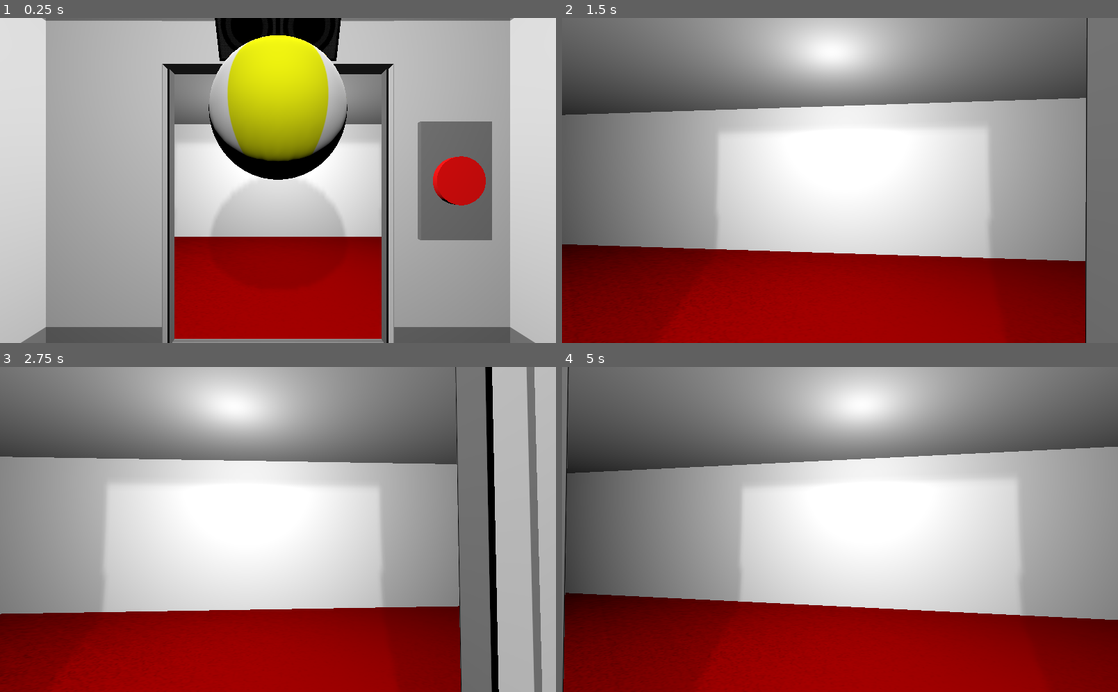
Above: before the commit, frames 1-4 (two rows, left to right).
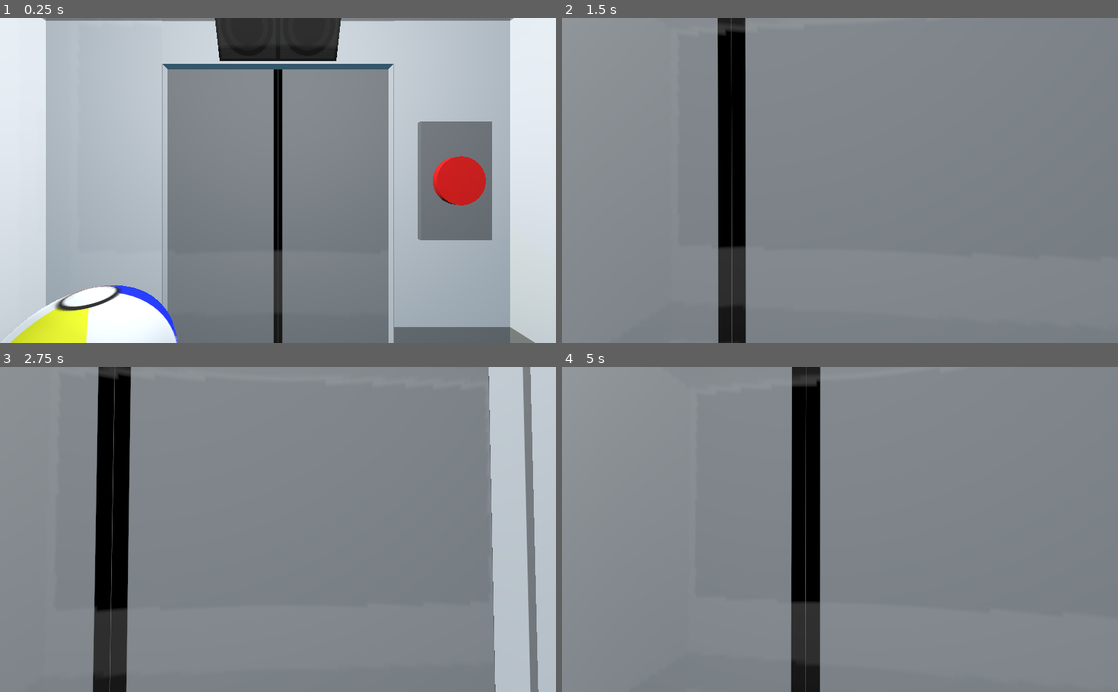
Above: after the commit, the same moments.

Repository: RoxoFoxo/the-elevator
Game: Godot game, scene res://scenes/MainScene.tscn
Same seed, same stepped clock (60 frames per second), same inputs: the game is played once before the commit and once after it. The project has no main scene, so this scene is started directly.
Inputs (mouse positions are in pixels of both pictures, inside the frame that each line leads up to):
- Up to frame 1 (0.25 s): no input
- Up to frame 2 (1.5 s): tap Enter at 0.5 s; move the mouse to (867, 180) at 0.52 s; hold W (move_forward) from 0.53 s (still down); tap E (use) at 0.6, 1.35 s; move the mouse to (812, 180) at 1.27 s
- Up to frame 3 (2.75 s): keep holding W (move_forward); move the mouse to (289, 523) at 2.02 s; tap E (use) at 2.1 s
- Up to frame 4 (5 s): keep holding W (move_forward); move the mouse to (834, 536) at 2.77 s; tap E (use) at 2.85, 3.6, 4.35 s; move the mouse to (878, 532) at 3.52 s; move the mouse to (795, 526) at 4.27 s

The runs differ from the first frame. In frame 1, 55% of the frame differs, in the area x 0-92%, y 0-100%; in frame 2, 82%; in frame 3, 73%; in frame 4, 86%, in the area x 0-100%, y 0-100%.

Commit message:
feat: add elevator button and dialog

Diff:
--- a/Player.gd
+++ b/Player.gd
@@ -1,4 +1,6 @@
 extends KinematicBody
+
+signal pressing_big_red_button
 
 onready var camera = $Pivot/Camera
 
@@ -26,7 +28,10 @@
 
 func _unhandled_input(event):
 	if event is InputEventKey and Input.is_action_just_pressed("use"):
-		print(event, "grab")
+		var ray = $Pivot/Camera/RayCast
+		if ray.is_colliding():
+			emit_signal("pressing_big_red_button")
+
 	if event is InputEventMouseMotion and Input.get_mouse_mode() == Input.MOUSE_MODE_CAPTURED:
 		rotate_y(-event.relative.x * mouse_sensitivity)
 		$Pivot.rotate_x(-event.relative.y * mouse_sensitivity)
--- a/project.godot
+++ b/project.godot
@@ -47,6 +47,13 @@
  ]
 }
 
+[layer_names]
+
+3d_render/layer_1="walls"
+3d_physics/layer_1="walls"
+3d_render/layer_2="button"
+3d_physics/layer_2="button"
+
 [physics]
 
 common/enable_pause_aware_picking=true
--- a/scenes/Dialog.gd
+++ b/scenes/Dialog.gd
@@ -3,9 +3,7 @@
 signal done
 
 func _ready():
-	add_say("Lorem Ipsum has been the industry's standard dummy text ever " +
-	"since the 1500s, when an unknown printer took a galley of type and " +
-	"scrambled it to make a type specimen book.", 0.05)
+
 	next_say()
 
 # [[string, time, sound], ...]
@@ -31,7 +29,6 @@
 				sound_next = false
 			else:
 				sound_next = true
-
 	else:
 		emit_signal("done")
 
--- /dev/null
+++ b/scenes/Dialog.tscn
@@ -0,0 +1,22 @@
+[gd_scene load_steps=3 format=2]
+
+[ext_resource path="res://assets/npc1.wav" type="AudioStream" id=1]
+[ext_resource path="res://scenes/Dialog.gd" type="Script" id=2]
+
+[node name="Dialog" type="ViewportContainer"]
+margin_right = 40.0
+margin_bottom = 40.0
+script = ExtResource( 2 )
+__meta__ = {
+"_edit_use_anchors_": false
+}
+
+[node name="Label" type="Label" parent="."]
+anchor_right = 1.0
+anchor_bottom = 1.0
+__meta__ = {
+"_edit_use_anchors_": false
+}
+
+[node name="AudioStreamPlayer" type="AudioStreamPlayer" parent="."]
+stream = ExtResource( 1 )
--- a/scenes/Door.gd
+++ /dev/null
@@ -1,5 +0,0 @@
-extends Spatial
-
-func _ready():
-	$Left/MeshInstance.translate(Vector3(0.49, 0, 0))
-	$Right/MeshInstance.translate(Vector3(0.49, 0, 0))
--- /dev/null
+++ b/scenes/Elevator.gd
@@ -0,0 +1,16 @@
+extends Spatial
+
+var door_open = false
+
+func is_door_open():
+	return door_open
+
+func toggle_door():
+	if door_open:
+		$Door/Left/MeshInstance.translate(Vector3(-0.49, 0, 0))
+		$Door/Right/MeshInstance.translate(Vector3(-0.49, 0, 0))
+		door_open = false
+	else:
+		$Door/Left/MeshInstance.translate(Vector3(0.49, 0, 0))
+		$Door/Right/MeshInstance.translate(Vector3(0.49, 0, 0))
+		door_open = true
--- a/scenes/Elevator.tscn
+++ b/scenes/Elevator.tscn
@@ -5,21 +5,21 @@
 [ext_resource path="res://assets/ElevatorDoorLeft.png" type="Texture" id=3]
 [ext_resource path="res://assets/ElevatorWalls.png" type="Texture" id=4]
 [ext_resource path="res://assets/AudioBox.png" type="Texture" id=5]
-[ext_resource path="res://scenes/Door.gd" type="Script" id=6]
+[ext_resource path="res://scenes/Elevator.gd" type="Script" id=7]
 
 [sub_resource type="BoxShape" id=1]
 extents = Vector3( 1, 0, 1.1 )
 
 [sub_resource type="PlaneMesh" id=2]
 
-[sub_resource type="SpatialMaterial" id=3]
+[sub_resource type="SpatialMaterial" id=45]
 albedo_texture = ExtResource( 2 )
 roughness = 0.0
 
 [sub_resource type="PlaneMesh" id=4]
 size = Vector2( 0.1, 1 )
 
-[sub_resource type="SpatialMaterial" id=5]
+[sub_resource type="SpatialMaterial" id=46]
 albedo_texture = ExtResource( 1 )
 uv1_scale = Vector3( 0.8, 1, 1 )
 uv1_offset = Vector3( 0.2, 0, 0 )
@@ -171,6 +171,7 @@
 extents = Vector3( 0.25, 0.65, 0.05 )
 
 [node name="Elevator" type="Spatial"]
+script = ExtResource( 7 )
 
 [node name="OmniLight" type="OmniLight" parent="."]
 transform = Transform( 1, 0, 0, 0, 1, 0, 0, 0, 1, 0, 1.25, 0 )
@@ -285,21 +286,23 @@
 
 [node name="MeshInstance5" type="MeshInstance" parent="Roof"]
 transform = Transform( -4.37114e-08, 8.74228e-08, 1, -8.74228e-08, 1, -8.74228e-08, -1, -8.74228e-08, -4.37114e-08, 0, 0, 0 )
-mesh = SubResource( 28 )
+mesh = SubResource( 51 )
 material/0 = null
 
 [node name="Button" type="Area" parent="."]
 transform = Transform( 1, 0, 0, 0, 1, 0, 0, 0, 1, -0.75, 0.75, 1 )
+collision_layer = 2
+collision_mask = 2
 
 [node name="ButtonMeshInstance" type="MeshInstance" parent="Button"]
 transform = Transform( -1, -8.74228e-08, 3.82137e-15, 0, -4.37114e-08, -1, 8.74228e-08, -1, 4.37114e-08, 0, 0, 4.76837e-07 )
-mesh = SubResource( 29 )
+mesh = SubResource( 52 )
 material/0 = SubResource( 30 )
 
 [node name="MeshInstance" type="MeshInstance" parent="Button"]
 transform = Transform( -1, -8.74228e-08, 3.82137e-15, 0, -4.37114e-08, -1, 8.74228e-08, -1, 4.37114e-08, 0, 0, 0 )
-mesh = SubResource( 31 )
-material/0 = SubResource( 32 )
+mesh = SubResource( 53 )
+material/0 = SubResource( 54 )
 
 [node name="CollisionShape" type="CollisionShape" parent="Button"]
 shape = SubResource( 33 )
@@ -318,17 +321,16 @@
 [node name="MeshInstance2" type="MeshInstance" parent="Radio"]
 transform = Transform( 1, 0, 0, 0, 1, 0, 0, 0, 1, 0, 0, -0.036 )
 mesh = SubResource( 37 )
-material/0 = SubResource( 38 )
+material/0 = SubResource( 55 )
 
 [node name="Door" type="Spatial" parent="."]
-script = ExtResource( 6 )
 
 [node name="Left" type="StaticBody" parent="Door"]
 transform = Transform( 1, 0, 0, 0, 1, 0, 0, 0, 1, 0, 0, 1 )
 
 [node name="MeshInstance" type="MeshInstance" parent="Door/Left"]
 transform = Transform( 1, 0, 0, 0, 1, 0, 0, 0, 1, 0.25, 0.65, 0.075 )
-mesh = SubResource( 39 )
+mesh = SubResource( 56 )
 material/0 = SubResource( 40 )
 
 [node name="CollisionShape" type="CollisionShape" parent="Door/Left"]
@@ -346,3 +348,12 @@
 [node name="CollisionShape" type="CollisionShape" parent="Door/Right"]
 transform = Transform( 1, 0, 0, 0, 1, 0, 0, 0, 1, -0.25, 0.6, 0.05 )
 shape = SubResource( 44 )
+
+[node name="ReflectionProbe" type="ReflectionProbe" parent="."]
+transform = Transform( 1, 0, 0, 0, 1, 0, 0, 0, 1, 0.03828, 0.722184, 0.0255206 )
+extents = Vector3( 1.08218, 0.789881, 1.05908 )
+origin_offset = Vector3( 0.0380859, -0.00683594, 0.0078125 )
+interior_enable = true
+interior_ambient_color = Color( 0.184314, 0.360784, 0.454902, 1 )
+
+[connection signal="input_event" from="Button" to="Door" method="_on_Button_input_event"]
--- /dev/null
+++ b/scenes/MainScene.gd
@@ -0,0 +1,25 @@
+extends Spatial
+
+var act = 0
+var can_press = true
+
+# Called when the node enters the scene tree for the first time.
+func _ready():
+	pass # Replace with function body.
+
+
+# Called every frame. 'delta' is the elapsed time since the previous frame.
+#func _process(delta):
+#	pass
+
+func next_act():
+	if act == 1:
+		_act_1()
+
+func _act_1():
+	$Dialog.add_say("Hoy", 0.05)
+	$Dialog.next_say()
+
+func _on_Player_pressing_big_red_button():
+	if can_press:
+		$Elevator.toggle_door()
--- a/scenes/MainScene.tscn
+++ b/scenes/MainScene.tscn
@@ -1,9 +1,11 @@
-[gd_scene load_steps=10 format=2]
+[gd_scene load_steps=13 format=2]
 
 [ext_resource path="res://scenes/Elevator.tscn" type="PackedScene" id=1]
 [ext_resource path="res://scenes/Player.tscn" type="PackedScene" id=2]
 [ext_resource path="res://assets/BALL.png" type="Texture" id=3]
 [ext_resource path="res://scenes/DefaultFloor.tscn" type="PackedScene" id=4]
+[ext_resource path="res://scenes/MainScene.gd" type="Script" id=5]
+[ext_resource path="res://scenes/Dialog.tscn" type="PackedScene" id=6]
 
 [sub_resource type="PhysicsMaterial" id=1]
 bounce = 0.5
@@ -18,7 +20,12 @@
 [sub_resource type="PlaneMesh" id=5]
 size = Vector2( 1.9, 1 )
 
+[sub_resource type="SpatialMaterial" id=6]
+metallic = 1.0
+roughness = 0.0
+
 [node name="MainScene" type="Spatial"]
+script = ExtResource( 5 )
 
 [node name="Player" parent="." instance=ExtResource( 2 )]
 transform = Transform( -1, 0, -8.74228e-08, 0, 1, 0, 8.74228e-08, 0, -1, 0, 0.7, 0 )
@@ -29,8 +36,11 @@
 transform = Transform( -4.37114e-08, 0, 1, 0, 1, 0, -1, 0, -4.37114e-08, 0, 0, 2.1 )
 
 [node name="BeachBall" type="RigidBody" parent="."]
-transform = Transform( 1, 0, 0, 0, 1, 0, 0, 0, 1, 0, 1.2, 0.7 )
+transform = Transform( 1, 0, 0, 0, 1, 0, 0, 0, 1, 0.469497, 0.464729, 0.578912 )
 physics_material_override = SubResource( 1 )
+__meta__ = {
+"_edit_group_": true
+}
 
 [node name="CollisionShape" type="CollisionShape" parent="BeachBall"]
 transform = Transform( 0.2, 0, 0, 0, 0.2, 0, 0, 0, 0.2, 0, 0, 0 )
@@ -42,6 +52,10 @@
 material/0 = SubResource( 4 )
 
 [node name="Mirror" type="MeshInstance" parent="."]
-transform = Transform( 1, 0, 0, 0, -4.37114e-08, -1, 0, 1, -4.37114e-08, 0, 0.9, -0.99 )
+transform = Transform( 1, 0, 0, 0, -4.37114e-08, -1, 0, 1, -4.37114e-08, 0, 0.9, -0.985315 )
 mesh = SubResource( 5 )
-material/0 = null
+material/0 = SubResource( 6 )
+
+[node name="Dialog" parent="." instance=ExtResource( 6 )]
+
+[connection signal="pressing_big_red_button" from="Player" to="." method="_on_Player_pressing_big_red_button"]
--- a/scenes/Player.tscn
+++ b/scenes/Player.tscn
@@ -18,3 +18,11 @@
 
 [node name="Camera" type="Camera" parent="Pivot"]
 current = true
+
+[node name="RayCast" type="RayCast" parent="Pivot/Camera"]
+enabled = true
+exclude_parent = false
+cast_to = Vector3( 0, 0, -1 )
+collision_mask = 2
+collide_with_areas = true
+collide_with_bodies = false
Not shown, added: assets/npc1.wav.import
Not shown: 5 places in scenes/Elevator.tscn that only renumber resources
Not shown, added: assets/npc1.wav
